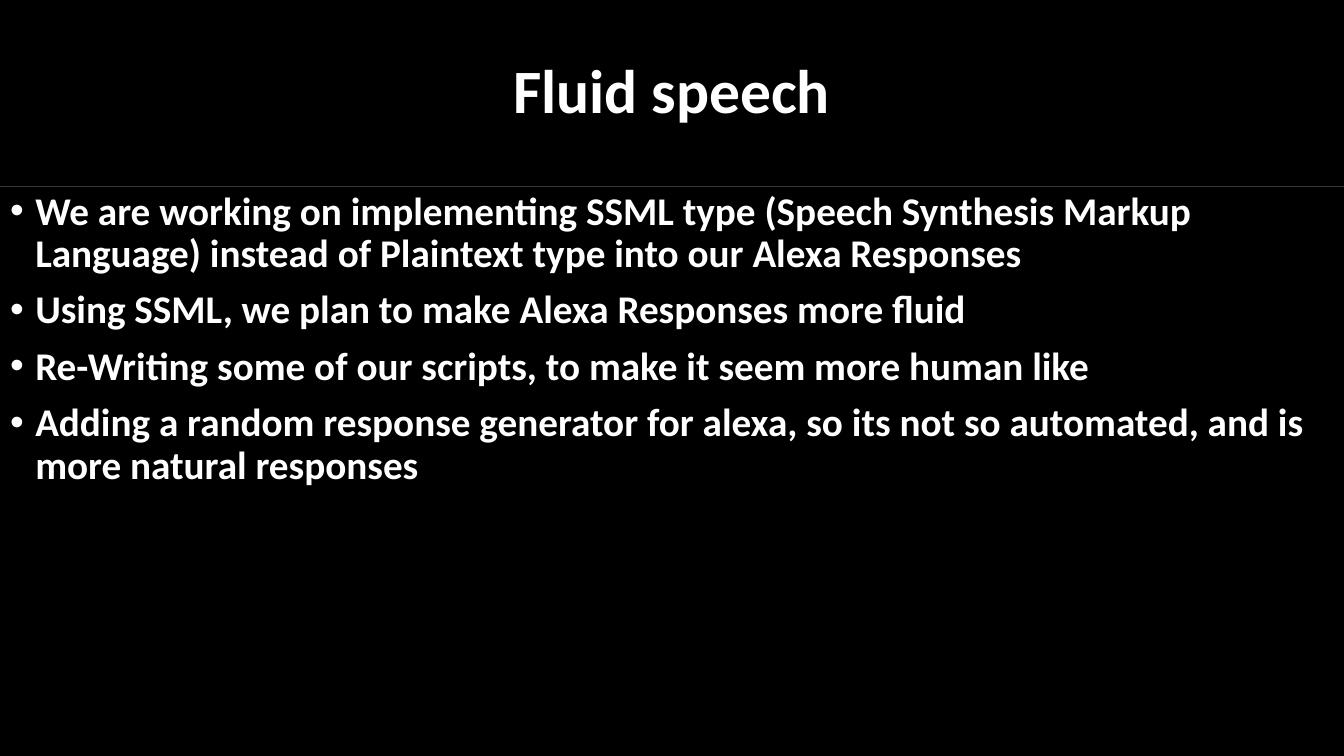
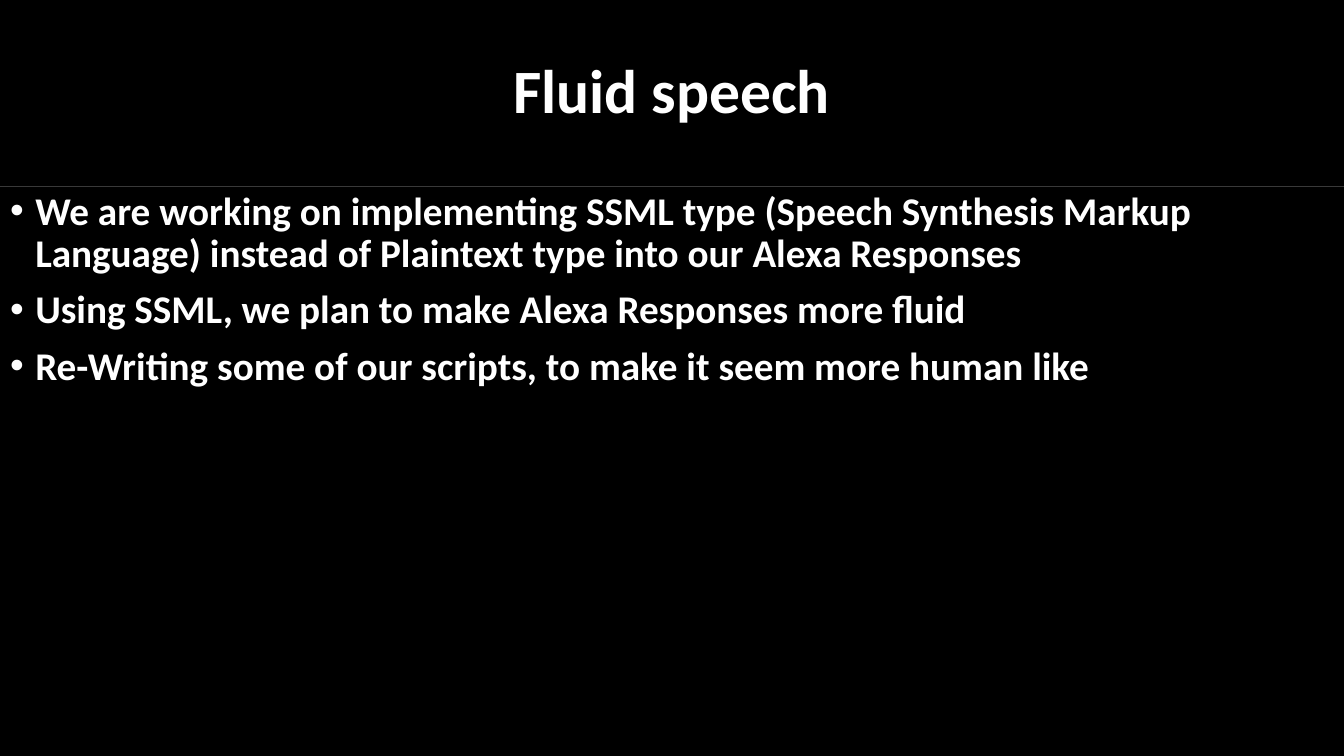
Before and after one commit to boylerft/ScumMasters, a slide deck: slide 3 of NuAudio presentation (2).pptx (slide 4 before the commit). Drawn at 1344x756 pixels with LibreOffice and Linux fonts; fonts in the diff are those of the drawing. Boxes give left, top, right and bottom in pixels: in the first picture for what was removed or moved away, otherwise in the second. Text is boxed around its words. In the diff, an @@ line names an element or a change of style, - is before the commit and + after.

```diff
--- a/NuAudio presentation (2).pptx
+++ b/NuAudio presentation (2).pptx
@@ text at (x1=35, y1=408, x2=1303, y2=485): paragraph removed @@
-• Adding a random response generator for alexa, so its not so automated, and is more natural responses
```
Also in this commit, not shown: 4 other slides changed.
